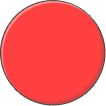
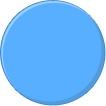
Comparing the layer stacks of the two 106 x 106 images. Changes:
painted on "Shape 1" over [1, 1, 105, 105]
